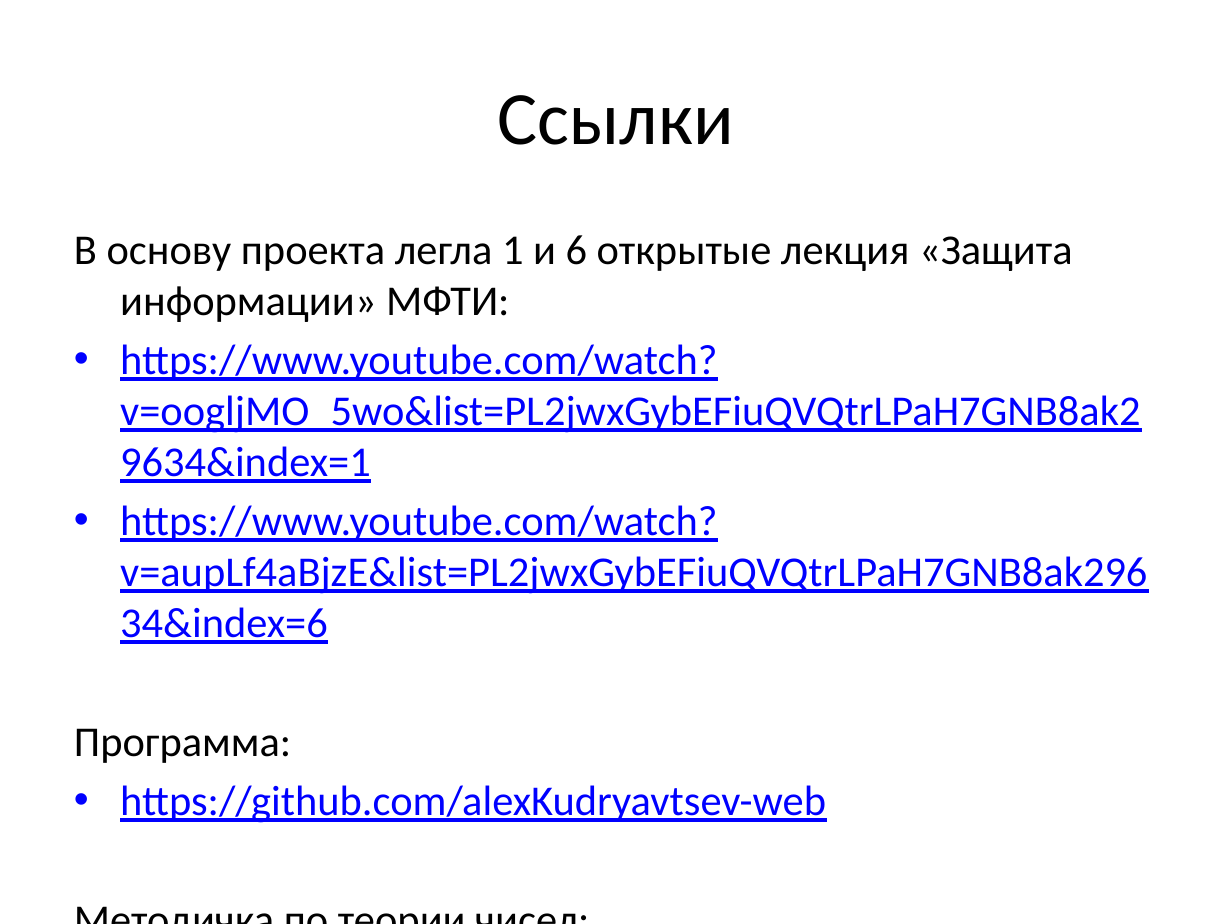
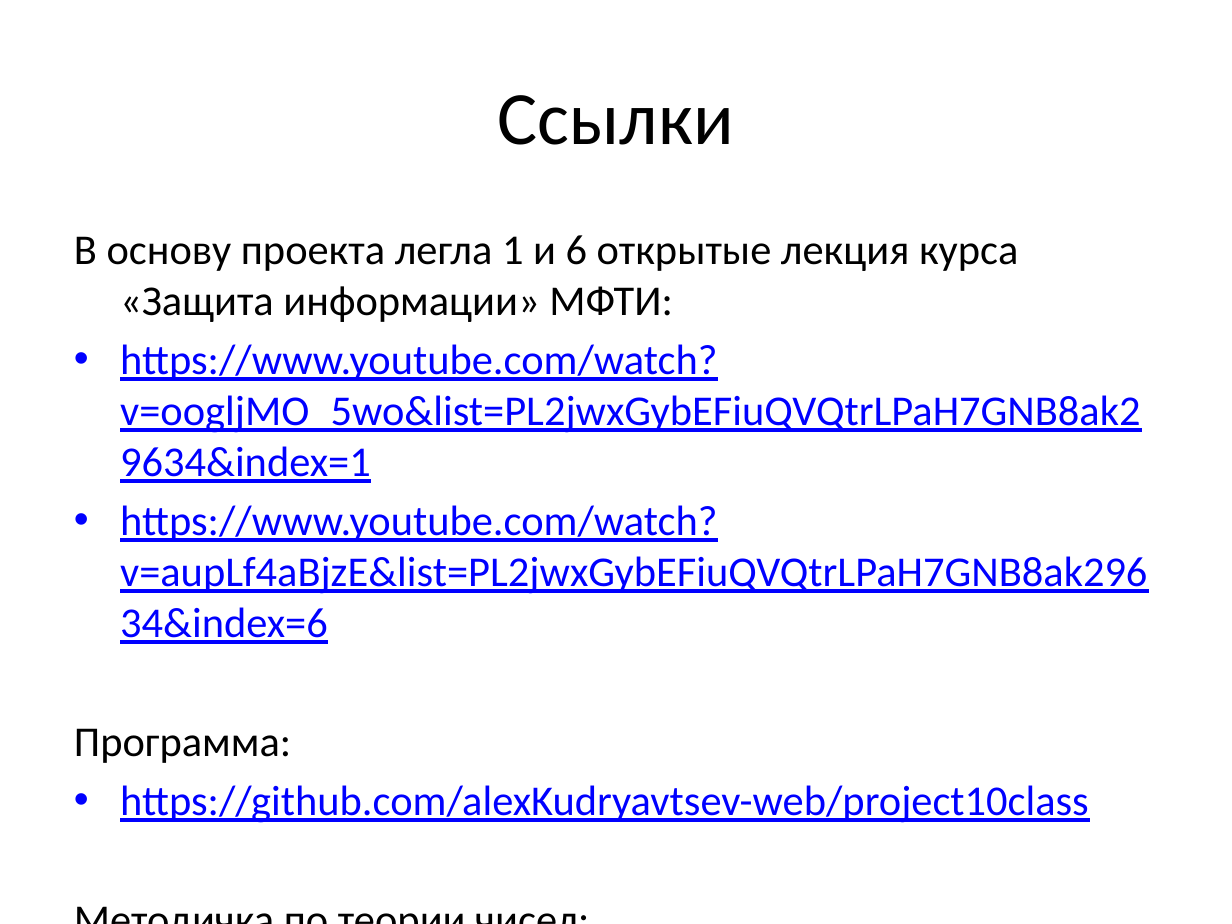
Before and after one commit to alexKudryavtsev-web/project10class, a slide deck: slide 20 of Проект Шифр RSA.pptx (slide 19 before the commit). Drawn at 1232x924 pixels with LibreOffice and Linux fonts; fonts in the diff are those of the drawing. Boxes give left, top, right and bottom in pixels: in the first picture for what was removed or moved away, otherwise in the second. Text is boxed around its words. In the diff, an @@ line names an element or a change of style, - is before the commit and + after.

```diff
--- a/Проект Шифр RSA.pptx
+++ b/Проект Шифр RSA.pptx
@@ text at (74, 235, 1018, 322): text changed @@
-В основу проекта легла 1 и 6 открытые лекция «Защита информации» МФТИ:
+В основу проекта легла 1 и 6 открытые лекция курса «Защита информации» МФТИ:
@@ text at (120, 785, 1089, 823): text changed @@
-• https://github.com/alexKudryavtsev-web
+• https://github.com/alexKudryavtsev-web/project10class
```
Also in this commit, not shown: 2 slides added, 1 slide removed, 9 other files.
